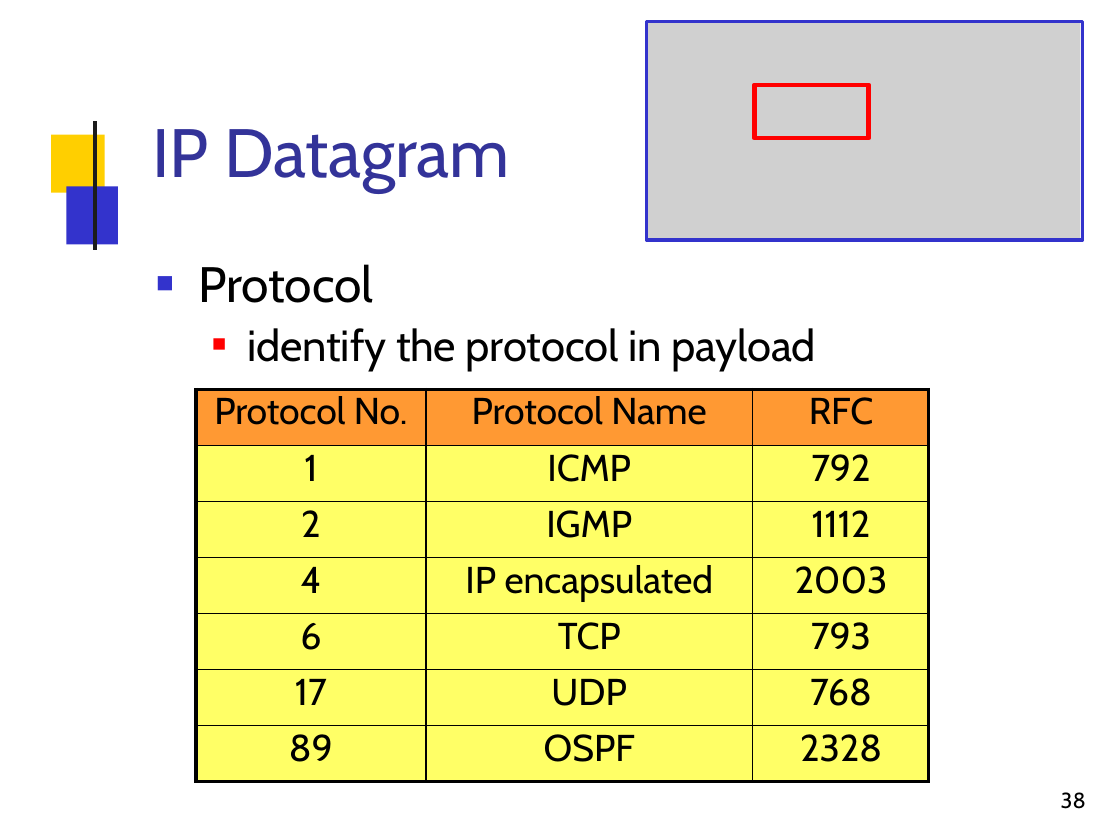
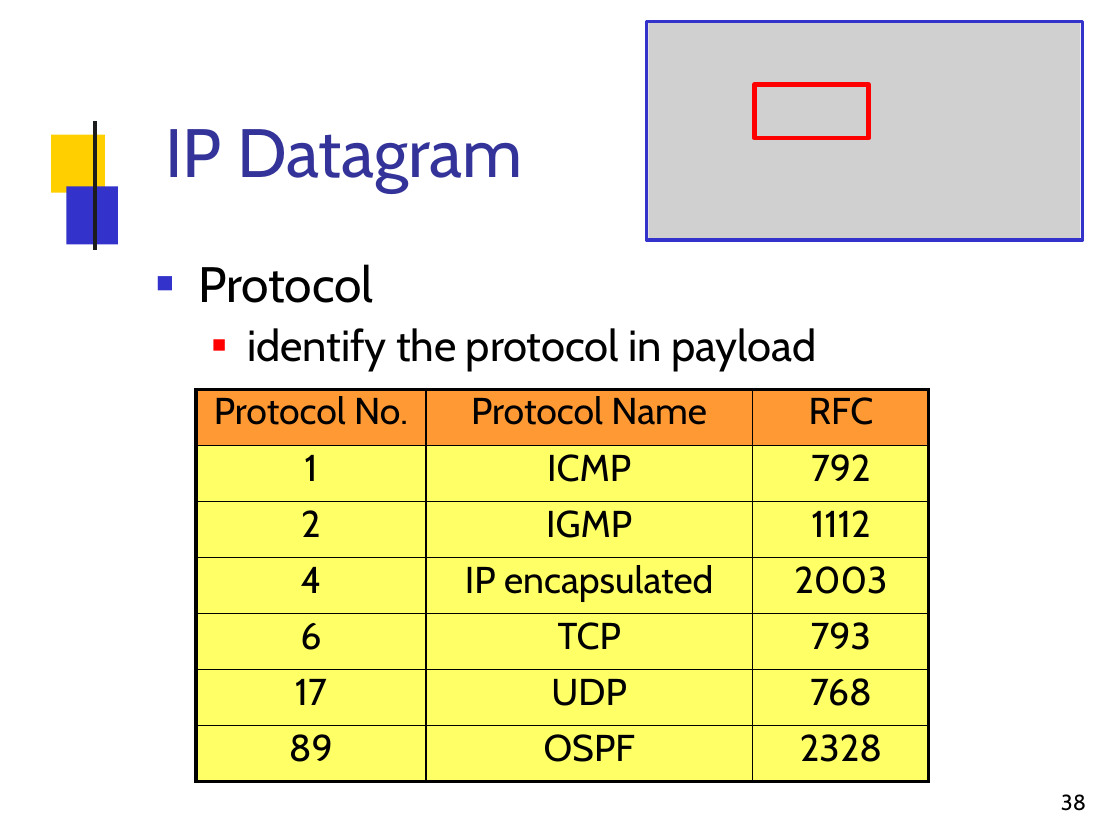
Before and after one commit to Al0nesauurs/etc, a slide deck: slide 38 of networkStudy/2015-02-204421-ipv4-parti.pptx. Drawn at 1120x840 pixels with LibreOffice and Linux fonts; fonts in the diff are those of the drawing; grey boxes stand for pictures; background and template pictures are left out. Boxes give left, top, right and bottom in pixels: in the first picture for what was removed or moved away, otherwise in the second. Text is boxed around its words. In the diff, an @@ line names an element or a change of style, - is before the commit and + after.

```diff
--- a/networkStudy/2015-02-204421-ipv4-parti.pptx
+++ b/networkStudy/2015-02-204421-ipv4-parti.pptx
@@ title "IP Datagram" at <box>165,129,522,192</box>: alignment left to centre @@
@@ page number at <box>1061,794,1086,811</box>: line spacing 15.4pt to 15.5pt @@
```
Also in this commit, not shown: 42 other slides changed, 1 other file.
